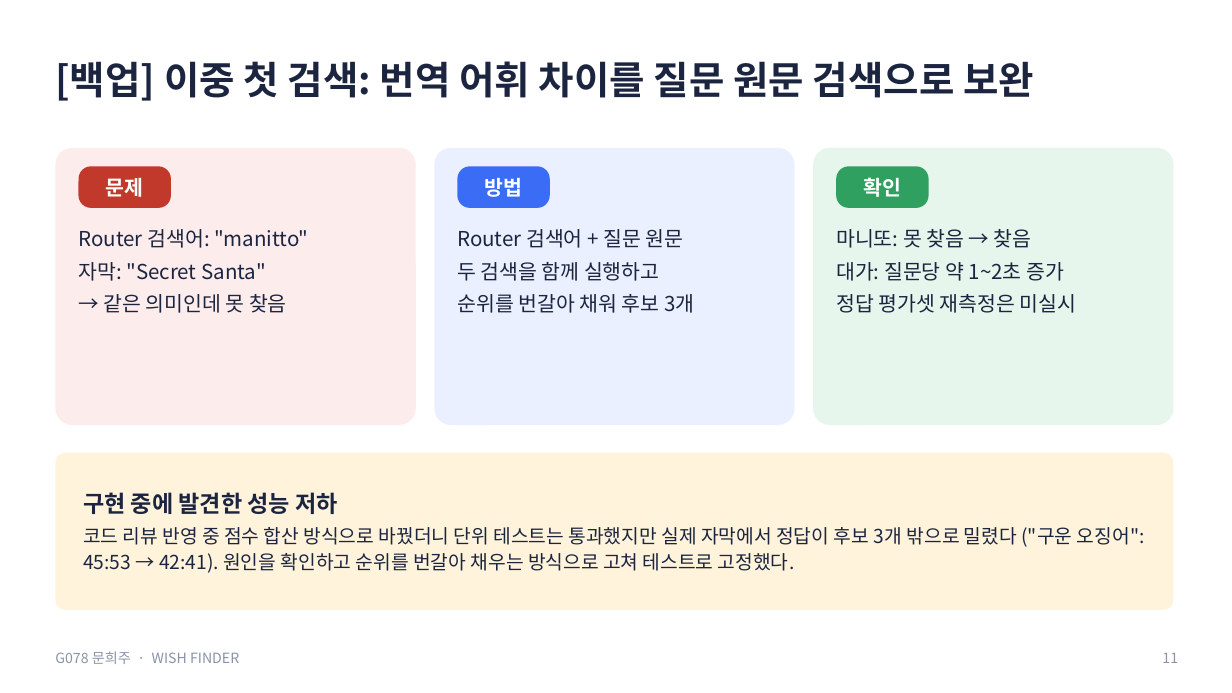
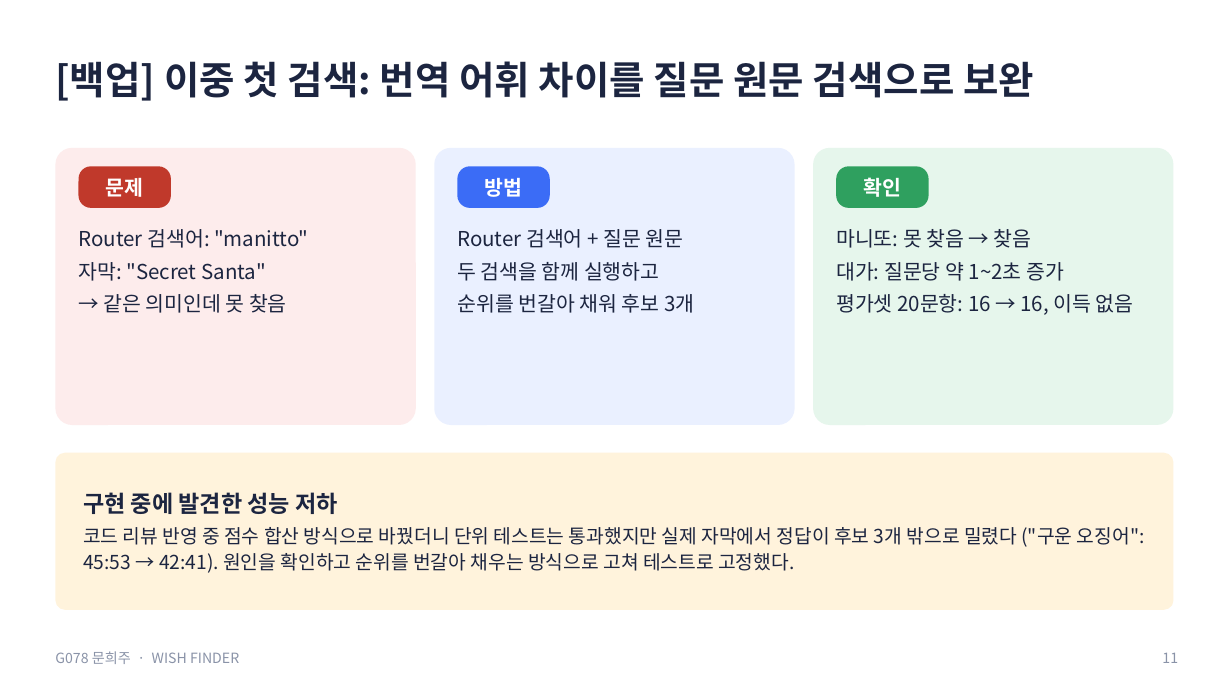
Before and after one commit to creepygrape/skala-AICapstone-mini-2, a slide deck: slide 11 of docs/exec/G078_문희주_발표.pptx. Drawn at 1232x693 pixels with LibreOffice and Linux fonts; fonts in the diff are those of the drawing. Boxes give left, top, right and bottom in pixels: in the first picture for what was removed or moved away, otherwise in the second. Text is boxed around its words. In the diff, an @@ line names an element or a change of style, - is before the commit and + after.

```diff
--- a/docs/exec/G078_문희주_발표.pptx
+++ b/docs/exec/G078_문희주_발표.pptx
@@ text at [836,294,1134,315]: text changed @@
-정답 평가셋 재측정은 미실시
+평가셋 20문항: 16 → 16, 이득 없음
```
Also in this commit, not shown: 2 other slides changed, 8 other files.
